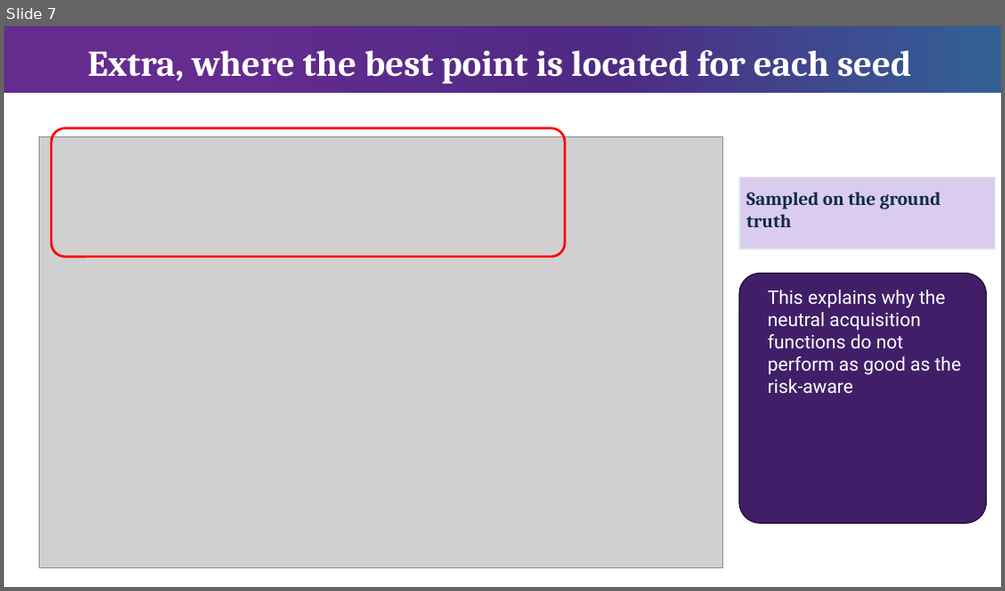
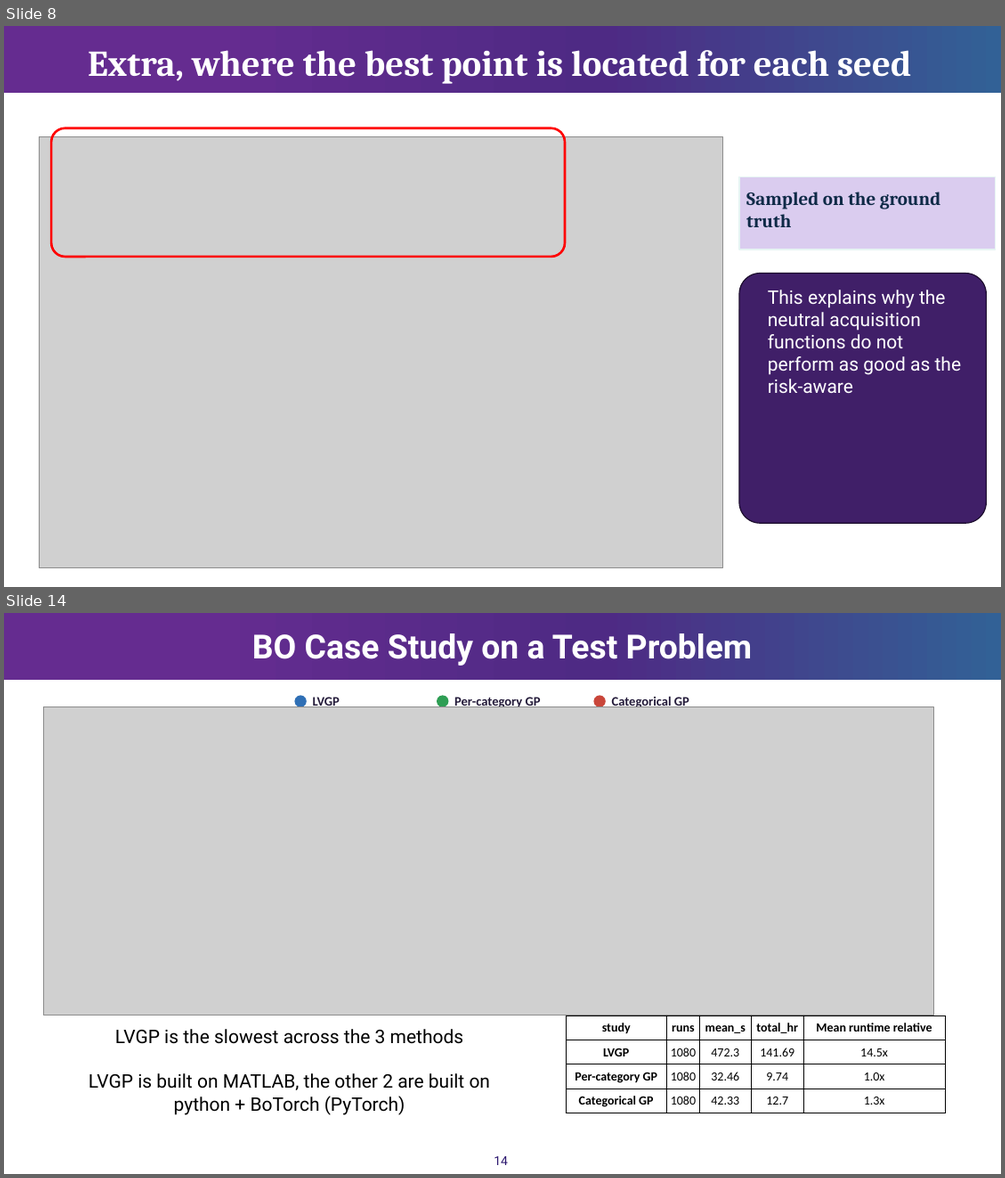
Before and after one commit to Chris1504-fdz/heter_lvgp, a slide deck: Heter_bo.pptx. Shown one above the other, each under a label of ours: slide 7 before the commit, slides 8 and 14 after it; the slides between them are not shown. The pictures are 1005x591 and 1005x1178 pixels, drawn with LibreOffice and Linux fonts; fonts in the diff are those of the drawing; grey boxes stand for pictures; background and template pictures are left out. Boxes give left, top, right and bottom in pixels: in the first picture for what was removed or moved away, otherwise in the second. Text is boxed around its words. In the diff, an @@ line names an element or a change of style, - is before the commit and + after.

```diff
--- a/Heter_bo.pptx
+++ b/Heter_bo.pptx
@@ slide 14 added at (4,613,1001,1174), background #FFFFFF; not listed: 1 template element that a slide beside it also shows @@
@@ title added at (252,633,752,666), 32 pt, text #FFFFFF, bold @@
+BO Case Study on a Test Problem
@@ picture added at (44,707,933,1015) @@
@@ ellipse added at (295,695,307,707), fill #2F6FB5 @@
@@ text added at (313,695,340,707), 12.5 pt, text #241B3A, bold @@
+LVGP
@@ ellipse added at (437,695,449,707), fill #2E9E54 @@
@@ text added at (454,695,541,707), 12.5 pt, text #241B3A, bold @@
+Per-category GP
@@ ellipse added at (594,695,606,707), fill #C9463A @@
@@ text added at (612,695,689,707), 12.5 pt, text #241B3A, bold @@
+Categorical GP
@@ text added at (89,1029,491,1115), 18 pt, text #000000 @@
+LVGP is the slowest across the 3 methods
+LVGP is built on MATLAB, the other 2 are built on python + BoTorch (PyTorch)
@@ table added at (566,1015,945,1112), 4 rows, 5 columns @@
+study | runs | mean_s | total_hr | Mean runtime relative
+LVGP | 1080 | 472.3 | 141.69 | 14.5x
+Per-category GP | 1080 | 32.46 | 9.74 | 1.0x
+Categorical GP | 1080 | 42.33 | 12.7 | 1.3x
@@ page number added at (494,1156,508,1165), 12 pt, text #2B166E @@
+14
@@ what was slide 7 is now slide 8 @@
```
Also in this commit, not shown: 6 slides changed, 6 other slides added, 4 slides removed, 3 other files.
